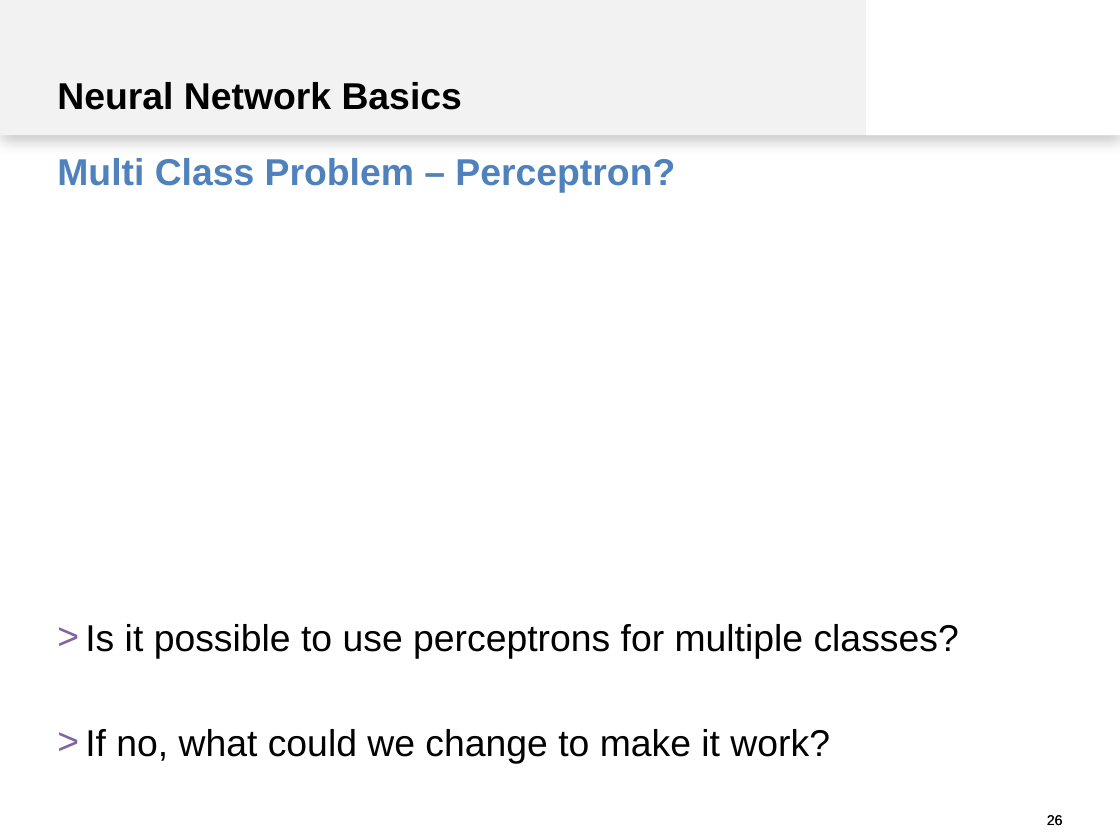
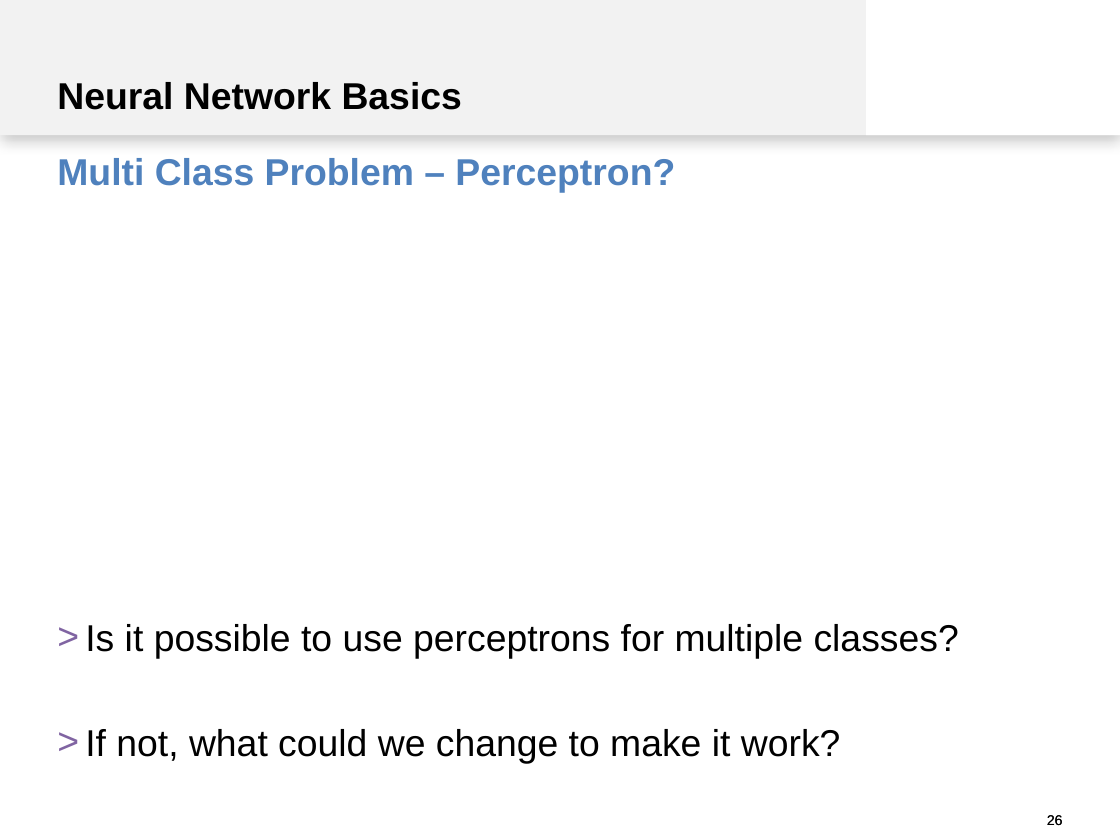
Before and after one commit to spinfo/LSS_DLwithText, a slide deck: slide 26 of docs/introduction.pptx. Drawn at 1120x840 pixels with LibreOffice and Linux fonts; fonts in the diff are those of the drawing. Boxes give left, top, right and bottom in pixels: in the first picture for what was removed or moved away, otherwise in the second. Text is boxed around its words. In the diff, an @@ line names an element or a change of style, - is before the commit and + after.

```diff
--- a/docs/introduction.pptx
+++ b/docs/introduction.pptx
@@ text at (85, 729, 841, 764): text changed @@
-> If no, what could we change to make it work?
+> If not, what could we change to make it work?
```
Also in this commit, not shown: 8 other slides changed, 1 slide added.
